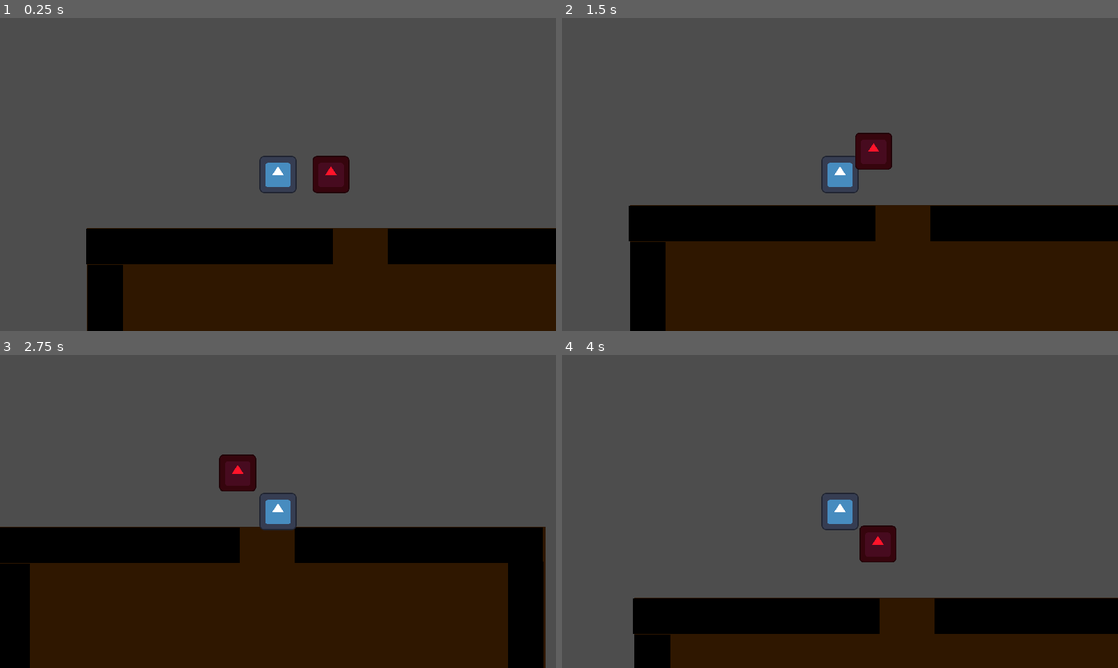
Above: before the commit, frames 1-4 (two rows, left to right).
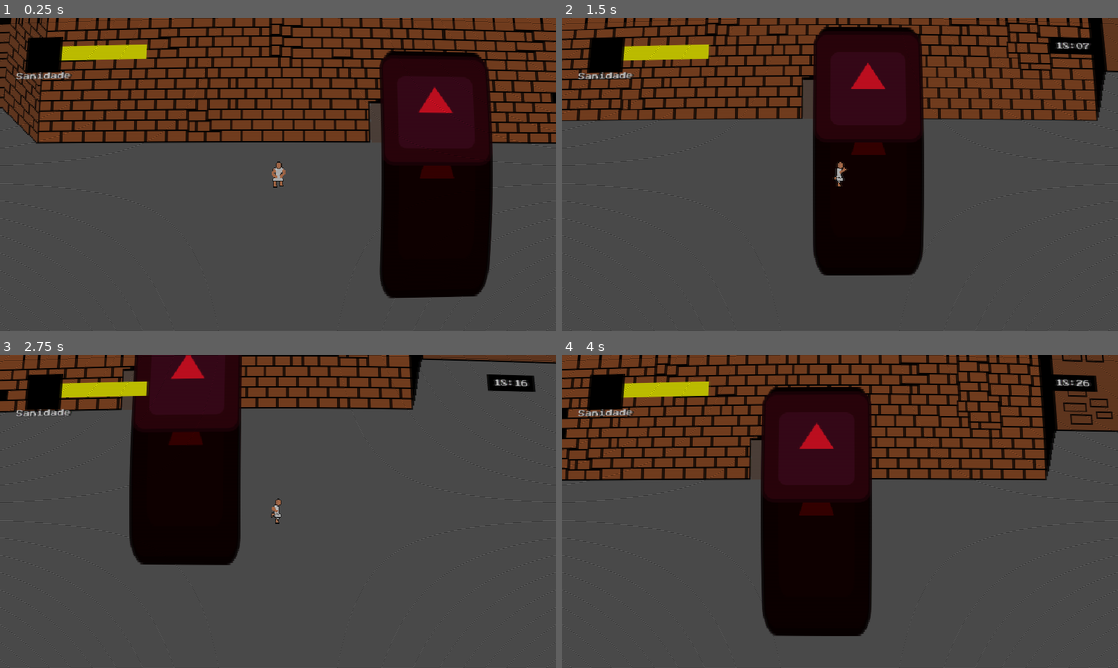
Above: after the commit, the same moments.

Repository: FarofaFaction/Criascript-Jam-Game
Game: Godot game, scene res://Game/Room/room.tscn
Two runs of this game, one before a commit and one after it. Both use one fixed random seed, a clock stepped at 60 frames per second and the inputs below. This scene is started directly instead of the project's main scene. The engine's default icon, where the game draws it, is replaced by a stand-in: a white triangle on a blue panel in a dark square.
Inputs:
- Up to frame 1 (0.25 s): no input
- Up to frame 2 (1.5 s): tap Enter at 0.5 s; hold Right (ui_right) 0.53-1.28 s; hold Shift (Run) 0.53-1.28 s; hold Down (ui_down) from 1.28 s (still down); tap Shift (Run) at 1.35 s
- Up to frame 3 (2.75 s): release Down (ui_down) at 2.03 s; hold Right (ui_right) from 2.03 s (still down); hold Shift (Run) from 2.03 s (still down)
- Up to frame 4 (4 s): release Right (ui_right) at 2.78 s; release Shift (Run) at 2.78 s; hold Up (ui_up) 2.78-3.53 s; tap Shift (Run) at 2.85 s; hold Left (ui_left) from 3.53 s (still down); hold Shift (Run) from 3.53 s (still down)

The runs differ from the first frame. In frame 1, 72% of the frame differs, in the area x 0-100%, y 0-100%; in frame 2, 71%; in frame 3, 65%; in frame 4, 63%.

Commit message:
Adicionei-animações

Diff:
--- a/Game/Enemy/State_follow.gd
+++ b/Game/Enemy/State_follow.gd
@@ -30,7 +30,8 @@
 	if direction.length() > distance:
 		enemy.velocity = direction.normalized() * move_speed
 	else:
-		enemy.velocity = Vector2()
+		enemy.velocity = Vector2.ZERO
+		return
 	if direction.length() > (distance * 2):
 		Transitioned.emit(self, "EnemyIdle")
 	pass
--- a/Game/Enemy/enemy.gd
+++ b/Game/Enemy/enemy.gd
@@ -4,6 +4,6 @@
 
 @export var player: CharacterBody2D
 
-func _physics_process(delta: float) -> void:
+func _physics_process(_delta: float) -> void:
 
 	move_and_slide()
--- a/Game/Player/player.gd
+++ b/Game/Player/player.gd
@@ -1,7 +1,8 @@
 extends CharacterBody2D
 
-
-const SPEED = 300.0
+@export var spritePlayer: AnimatedSprite2D
+var Sanity = 100
+const SPEED = 100.0
 const JUMP_VELOCITY = -400.0
 
 var _is_running := false
@@ -13,11 +14,20 @@
 		_is_running = false
 	pass
 
-func _physics_process(delta: float) -> void:
+func _physics_process(_delta: float) -> void:
 	var input_direction = Input.get_vector("ui_left", "ui_right", "ui_up", "ui_down")
 	_run()
 	if (_is_running):
 		velocity = input_direction * SPEED * 2
 	else:
 		velocity = input_direction * SPEED
+	if (!velocity):
+		spritePlayer.play("Idle")
+	else:
+		spritePlayer.play("Run")
+		if (velocity.x < 0):
+			spritePlayer.flip_h = true
+		else:
+			spritePlayer.flip_h = false
+		#print("Gabriel")
 	move_and_slide()
--- a/Game/Room/room.tscn
+++ b/Game/Room/room.tscn
@@ -1,10 +1,13 @@
-[gd_scene load_steps=16 format=3 uid="uid://b46ln0l8u82r0"]
+[gd_scene load_steps=29 format=3 uid="uid://b46ln0l8u82r0"]
 
 [ext_resource type="PackedScene" uid="uid://ca2c7jnemw4ie" path="res://Objects/wall.tscn" id="1_2ok7y"]
-[ext_resource type="PackedScene" uid="uid://dmkbsln86fgm7" path="res://Objects/CRTShader.tscn" id="1_604fw"]
+[ext_resource type="PackedScene" uid="uid://dmkbsln86fgm7" path="res://Objects/CanvasLayer.tscn" id="1_604fw"]
 [ext_resource type="Script" path="res://Game/Player/player.gd" id="1_oiii0"]
+[ext_resource type="Texture2D" uid="uid://boce3olqcv7iq" path="res://Objects/mapa 1.png" id="2_g62a8"]
 [ext_resource type="Texture2D" uid="uid://c08dxlio5mx4f" path="res://icon.svg" id="2_v4eaw"]
 [ext_resource type="Texture2D" uid="uid://bchofwuy1kere" path="res://Objects/ToolAssets/blank_circle.png" id="5_ac5do"]
+[ext_resource type="Texture2D" uid="uid://dgq2m1cnwgbv" path="res://Game/Player/idle.png" id="5_ec2ay"]
+[ext_resource type="Texture2D" uid="uid://ji8y8qki3vcm" path="res://Game/Player/run.png" id="6_aong0"]
 [ext_resource type="Script" path="res://Game/Enemy/enemy.gd" id="6_yuitw"]
 [ext_resource type="Script" path="res://Game/state_machine.gd" id="7_u8mnb"]
 [ext_resource type="Script" path="res://Game/Enemy/State_idle.gd" id="8_wevek"]
@@ -27,13 +30,153 @@
 closed = false
 polygon = PackedVector2Array(1061, -2, 1060, 119, 844, 111, 844, -3)
 
+[sub_resource type="AtlasTexture" id="AtlasTexture_f3ldy"]
+atlas = ExtResource("5_ec2ay")
+region = Rect2(0, 0, 17, 32)
+
+[sub_resource type="AtlasTexture" id="AtlasTexture_4ahmu"]
+atlas = ExtResource("5_ec2ay")
+region = Rect2(17, 0, 17, 32)
+
+[sub_resource type="AtlasTexture" id="AtlasTexture_ve2te"]
+atlas = ExtResource("5_ec2ay")
+region = Rect2(34, 0, 17, 32)
+
+[sub_resource type="AtlasTexture" id="AtlasTexture_h2e72"]
+atlas = ExtResource("5_ec2ay")
+region = Rect2(51, 0, 17, 32)
+
+[sub_resource type="AtlasTexture" id="AtlasTexture_ye423"]
+atlas = ExtResource("6_aong0")
+region = Rect2(0, 0, 16, 32)
+
+[sub_resource type="AtlasTexture" id="AtlasTexture_pyfos"]
+atlas = ExtResource("6_aong0")
+region = Rect2(16, 0, 16, 32)
+
+[sub_resource type="AtlasTexture" id="AtlasTexture_1j1xw"]
+atlas = ExtResource("6_aong0")
+region = Rect2(32, 0, 16, 32)
+
+[sub_resource type="AtlasTexture" id="AtlasTexture_84bky"]
+atlas = ExtResource("6_aong0")
+region = Rect2(48, 0, 16, 32)
+
+[sub_resource type="SpriteFrames" id="SpriteFrames_amjbx"]
+animations = [{
+"frames": [{
+"duration": 1.0,
+"texture": SubResource("AtlasTexture_f3ldy")
+}, {
+"duration": 1.0,
+"texture": SubResource("AtlasTexture_4ahmu")
+}, {
+"duration": 1.0,
+"texture": SubResource("AtlasTexture_ve2te")
+}, {
+"duration": 1.0,
+"texture": SubResource("AtlasTexture_h2e72")
+}],
+"loop": true,
+"name": &"Idle",
+"speed": 5.0
+}, {
+"frames": [{
+"duration": 1.0,
+"texture": SubResource("AtlasTexture_ye423")
+}, {
+"duration": 1.0,
+"texture": SubResource("AtlasTexture_pyfos")
+}, {
+"duration": 1.0,
+"texture": SubResource("AtlasTexture_1j1xw")
+}, {
+"duration": 1.0,
+"texture": SubResource("AtlasTexture_84bky")
+}],
+"loop": true,
+"name": &"Run",
+"speed": 5.0
+}]
+
 [sub_resource type="RectangleShape2D" id="RectangleShape2D_shqjl"]
-size = Vector2(116, 110)
+size = Vector2(14, 5)
+
+[sub_resource type="RectangleShape2D" id="RectangleShape2D_odx0j"]
+size = Vector2(116, 47)
 
 [node name="Room" type="Node2D"]
+y_sort_enabled = true
 
 [node name="CanvasLayer" parent="." instance=ExtResource("1_604fw")]
-visible = false
+
+[node name="Room_3" type="Node2D" parent="."]
+
+[node name="ColorRect" type="ColorRect" parent="Room_3"]
+offset_left = -982.0
+offset_top = -754.0
+offset_right = 2520.0
+offset_bottom = 956.0
+color = Color(0.392157, 0.392157, 0.392157, 1)
+
+[node name="WallTest" type="Sprite2D" parent="Room_3"]
+position = Vector2(1118, 462)
+scale = Vector2(1.5, 1.5)
+texture = ExtResource("2_g62a8")
+
+[node name="wall" parent="Room_3" instance=ExtResource("1_2ok7y")]
+position = Vector2(195, 506)
+scale = Vector2(0.235935, 1.84936)
+CollisionLayer = 1
+
+[node name="wall2" parent="Room_3" instance=ExtResource("1_2ok7y")]
+position = Vector2(2011, 874.251)
+scale = Vector2(0.235935, 3.15699)
+CollisionLayer = 1
+
+[node name="wall8" parent="Room_3" instance=ExtResource("1_2ok7y")]
+position = Vector2(195, 1180)
+scale = Vector2(0.235935, 2.27314)
+CollisionLayer = 1
+
+[node name="wall3" parent="Room_3" instance=ExtResource("1_2ok7y")]
+position = Vector2(342, 931)
+rotation = 1.5708
+scale = Vector2(0.235935, 3.16159)
+CollisionLayer = 1
+
+[node name="wall7" parent="Room_3" instance=ExtResource("1_2ok7y")]
+position = Vector2(1136.9, 1708)
+rotation = 1.5708
+scale = Vector2(0.235935, 3.60478)
+CollisionLayer = 1
+
+[node name="wall9" parent="Room_3" instance=ExtResource("1_2ok7y")]
+position = Vector2(1259, 1257)
+rotation = 1.5708
+scale = Vector2(0.235935, 3.16159)
+CollisionLayer = 1
+
+[node name="wall4" parent="Room_3" instance=ExtResource("1_2ok7y")]
+visible = false
+position = Vector2(916.752, 326)
+rotation = 1.5708
+scale = Vector2(0.235935, 2.06087)
+CollisionLayer = 1
+
+[node name="wall5" parent="Room_3" instance=ExtResource("1_2ok7y")]
+visible = false
+position = Vector2(1747.32, 240)
+rotation = 1.5708
+scale = Vector2(0.235935, 0.973102)
+CollisionLayer = 1
+
+[node name="wall6" parent="Room_3" instance=ExtResource("1_2ok7y")]
+visible = false
+position = Vector2(305.679, 266)
+rotation = 1.5708
+scale = Vector2(0.235935, 0.204758)
+CollisionLayer = 1
 
 [node name="LightTesting" type="Node2D" parent="."]
 
@@ -104,7 +247,7 @@
 
 [node name="Room_2" type="Node2D" parent="."]
 material = SubResource("CanvasItemMaterial_2258t")
-position = Vector2(276, 462)
+position = Vector2(3523, 462)
 
 [node name="Floor" type="ColorRect" parent="Room_2"]
 use_parent_material = true
@@ -179,18 +322,35 @@
 occluder = SubResource("OccluderPolygon2D_gjdmj")
 occluder_light_mask = 2
 
-[node name="Player" type="CharacterBody2D" parent="." groups=["Player"]]
-position = Vector2(935, 276)
-collision_layer = 2
+[node name="Player" type="CharacterBody2D" parent="." node_paths=PackedStringArray("spritePlayer") groups=["Player"]]
+y_sort_enabled = true
+position = Vector2(935, 391)
+collision_layer = 0
 collision_mask = 2
 script = ExtResource("1_oiii0")
+spritePlayer = NodePath("AnimatedSprite2D")
 metadata/_edit_group_ = true
 
+[node name="AnimatedSprite2D" type="AnimatedSprite2D" parent="Player"]
+sprite_frames = SubResource("SpriteFrames_amjbx")
+animation = &"Run"
+autoplay = "Idle"
+frame_progress = 0.407866
+
+[node name="Icon" type="Sprite2D" parent="Player"]
+visible = false
+self_modulate = Color(0.059126, 0.0591259, 0.0591259, 1)
+scale = Vector2(1, 2.23438)
+texture = ExtResource("2_v4eaw")
+
+[node name="Icon2" type="Sprite2D" parent="Player/Icon"]
+position = Vector2(0, -33.1189)
+scale = Vector2(1, 0.447552)
+texture = ExtResource("2_v4eaw")
+
 [node name="CollisionShape2D" type="CollisionShape2D" parent="Player"]
+position = Vector2(0, 12.5)
 shape = SubResource("RectangleShape2D_shqjl")
-
-[node name="Icon" type="Sprite2D" parent="Player"]
-texture = ExtResource("2_v4eaw")
 
 [node name="Ilumination" type="Node2D" parent="Player"]
 
@@ -215,21 +375,31 @@
 [node name="CanvasModulate" type="CanvasModulate" parent="Player/Ilumination"]
 
 [node name="Camera2D" type="Camera2D" parent="Player"]
+zoom = Vector2(3, 3)
 
 [node name="Enemy" type="CharacterBody2D" parent="." node_paths=PackedStringArray("player")]
-position = Vector2(1118, 276)
-collision_layer = 2
+y_sort_enabled = true
+position = Vector2(1118, 391)
+collision_layer = 0
 collision_mask = 2
 script = ExtResource("6_yuitw")
 player = NodePath("../Player")
 metadata/_edit_group_ = true
 
+[node name="Icon" type="Sprite2D" parent="Enemy"]
+self_modulate = Color(0.268632, 0, 0.00104424, 1)
+scale = Vector2(1, 2.23438)
+texture = ExtResource("2_v4eaw")
+
+[node name="Icon2" type="Sprite2D" parent="Enemy/Icon"]
+modulate = Color(1, 0.0784314, 0.164706, 1)
+position = Vector2(0, -33.1189)
+scale = Vector2(1, 0.447552)
+texture = ExtResource("2_v4eaw")
+
 [node name="CollisionShape2D" type="CollisionShape2D" parent="Enemy"]
-shape = SubResource("RectangleShape2D_shqjl")
-
-[node name="Icon" type="Sprite2D" parent="Enemy"]
-modulate = Color(1, 0.0784314, 0.164706, 1)
-texture = ExtResource("2_v4eaw")
+position = Vector2(0, 114.5)
+shape = SubResource("RectangleShape2D_odx0j")
 
 [node name="State Machine" type="Node" parent="Enemy" node_paths=PackedStringArray("initial_state")]
 script = ExtResource("7_u8mnb")
--- a/Game/state_machine.gd
+++ b/Game/state_machine.gd
@@ -18,18 +18,18 @@
 
 
 # Called every frame. 'delta' is the elapsed time since the previous frame.
-func _process(delta: float) -> void:
+func _process(_delta: float) -> void:
 	if current_state:
 		current_state.Update()
 	pass
 
-func _physics_process(delta: float) -> void:
+func _physics_process(_delta: float) -> void:
 	if current_state:
 		current_state.Physics_Update()
 	pass
 
 func on_child_transition(state: State, new_state_name: String):
-	if	current_state is not State:
+	if	state != current_state:
 		return
 	var new_state = states.get(new_state_name.to_lower())
 	if (!new_state):
--- a/Interface/Menu/menu.tscn
+++ b/Interface/Menu/menu.tscn
@@ -1,10 +1,19 @@
-[gd_scene load_steps=6 format=3 uid="uid://bm25056tyrsyl"]
+[gd_scene load_steps=7 format=3 uid="uid://bm25056tyrsyl"]
 
 [ext_resource type="Texture2D" uid="uid://dbwtrfalr2xno" path="res://Interface/Menu/menu.jpg" id="1_akneg"]
 [ext_resource type="Script" path="res://Interface/Menu/menu.gd" id="1_ejqst"]
-[ext_resource type="PackedScene" uid="uid://dmkbsln86fgm7" path="res://Objects/CRTShader.tscn" id="2_ot3ke"]
+[ext_resource type="Shader" path="res://Shaders/CRT.gdshader" id="2_28b82"]
 [ext_resource type="AudioStream" uid="uid://cvk4wj6g3d5io" path="res://Audio/Music/509924__supergamersvk__horror-chase-loop.wav" id="4_2u4d0"]
 [ext_resource type="FontFile" uid="uid://b572bvrcrok26" path="res://Fontes/Press_Start_2P/PressStart2P-Regular.ttf" id="4_5i31b"]
+
+[sub_resource type="ShaderMaterial" id="ShaderMaterial_ncrr3"]
+shader = ExtResource("2_28b82")
+shader_parameter/crt_curve = 0.02
+shader_parameter/crt_scan_line_color = 0.347
+shader_parameter/aperture_grille_rate = 0.6
+shader_parameter/aparture_grille_cut_rate = 0.885
+shader_parameter/rf_switch_esque_blur = 1.0
+shader_parameter/white_noise_rate = 0.0
 
 [node name="Menu" type="Control"]
 process_mode = 3
@@ -16,7 +25,16 @@
 grow_vertical = 2
 script = ExtResource("1_ejqst")
 
-[node name="CanvasLayer" parent="." instance=ExtResource("2_ot3ke")]
+[node name="CanvasLayer" type="CanvasLayer" parent="."]
+
+[node name="CRTShader" type="ColorRect" parent="CanvasLayer"]
+top_level = true
+material = SubResource("ShaderMaterial_ncrr3")
+anchors_preset = 15
+anchor_right = 1.0
+anchor_bottom = 1.0
+grow_horizontal = 2
+grow_vertical = 2
 
 [node name="LocalizationTools" type="Control" parent="."]
 anchors_preset = 0
--- /dev/null
+++ b/Interface/PlayerInterface/sanity.gd
@@ -0,0 +1,15 @@
+extends Control
+
+@onready var Bar := $Bar
+@onready var Player := get_tree().get_first_node_in_group("Player")
+# Called when the node enters the scene tree for the first time.
+func _ready() -> void:
+	pass # Replace with function body.
+
+
+# Called every frame. 'delta' is the elapsed time since the previous frame.
+func _process(_delta: float) -> void:
+	if (!Player):
+		return
+	Bar.size.x = Player.Sanity * 3
+	pass
--- /dev/null
+++ b/Interface/PlayerInterface/timer.gd
@@ -0,0 +1,42 @@
+extends Control
+
+# Variables to control the time
+@onready var TimeLabel : Label = $TimeLabel
+var total_time: float = 0.0
+@onready var timer = set_time(18, 0)
+var seconds_per_minute: float = 60 * 8  # 8 hours in seconds (480 seconds) for 1 minute of gameplay
+var timestop := true
+
+func _run_clock():
+	# Increment total time based on delta
+	total_time += (0.016 * seconds_per_minute)
+
+	# Calculate hours, minutes, and seconds
+	var hours: int = int(total_time / 3600) % 24
+	var minutes: int = int(int(total_time) % 3600 / 60)
+	#var seconds: int = int(int(total_time) % 60)
+	# Format the time
+	TimeLabel.text = "%02d:%02d" % [hours, minutes]
+	pass
+
+func _process(_delta: float) -> void:
+	if (Input.is_action_just_pressed("Run")):
+		timestop = false
+	if (!timestop):
+		TimeLabel.visible = true
+		_run_clock()
+	else:
+		TimeLabel.visible = false
+
+# Function to set the time
+func set_time(hour: int, minute: int):
+	# Converte as horas e minutos em segundos
+	var total_seconds: int = (hour * 3600) + (minute * 60)
+
+	# Ajusta total_time
+	total_time = float(total_seconds)
+
+	# Atualiza o display
+	var hours: int = int(total_time / 3600) % 24
+	var minutes: int = int(int(total_time) % 3600 / 60)
+	TimeLabel.text = "%02d:%02d" % [hours, minutes]
--- a/Objects/CRTShader.tscn
+++ /dev/null
@@ -1,23 +0,0 @@
-[gd_scene load_steps=3 format=3 uid="uid://dmkbsln86fgm7"]
-
-[ext_resource type="Shader" path="res://Shaders/CRT.gdshader" id="1_pj1yy"]
-
-[sub_resource type="ShaderMaterial" id="ShaderMaterial_ncrr3"]
-shader = ExtResource("1_pj1yy")
-shader_parameter/crt_curve = 0.02
-shader_parameter/crt_scan_line_color = 0.347
-shader_parameter/aperture_grille_rate = 0.6
-shader_parameter/aparture_grille_cut_rate = 0.885
-shader_parameter/rf_switch_esque_blur = 1.0
-shader_parameter/white_noise_rate = 0.0
-
-[node name="CanvasLayer" type="CanvasLayer"]
-
-[node name="CRTShader" type="ColorRect" parent="."]
-top_level = true
-material = SubResource("ShaderMaterial_ncrr3")
-anchors_preset = 15
-anchor_right = 1.0
-anchor_bottom = 1.0
-grow_horizontal = 2
-grow_vertical = 2
--- /dev/null
+++ b/Objects/CanvasLayer.tscn
@@ -0,0 +1,106 @@
+[gd_scene load_steps=6 format=3 uid="uid://dmkbsln86fgm7"]
+
+[ext_resource type="Shader" path="res://Shaders/CRT.gdshader" id="1_pj1yy"]
+[ext_resource type="Script" path="res://Interface/PlayerInterface/sanity.gd" id="2_6m3ts"]
+[ext_resource type="FontFile" uid="uid://b572bvrcrok26" path="res://Fontes/Press_Start_2P/PressStart2P-Regular.ttf" id="2_75npj"]
+[ext_resource type="Script" path="res://Interface/PlayerInterface/timer.gd" id="3_eetj6"]
+
+[sub_resource type="ShaderMaterial" id="ShaderMaterial_ncrr3"]
+shader = ExtResource("1_pj1yy")
+shader_parameter/crt_curve = 0.02
+shader_parameter/crt_scan_line_color = 0.347
+shader_parameter/aperture_grille_rate = 0.6
+shader_parameter/aparture_grille_cut_rate = 0.885
+shader_parameter/rf_switch_esque_blur = 1.0
+shader_parameter/white_noise_rate = 0.0
+
+[node name="CanvasLayer" type="CanvasLayer"]
+
+[node name="Sanity" type="Control" parent="."]
+layout_mode = 3
+anchors_preset = 15
+anchor_right = 1.0
+anchor_bottom = 1.0
+offset_left = -30.0
+offset_top = -47.0
+offset_right = -30.0
+offset_bottom = -47.0
+grow_horizontal = 2
+grow_vertical = 2
+script = ExtResource("2_6m3ts")
+
+[node name="Bar" type="ColorRect" parent="Sanity"]
+layout_mode = 0
+offset_left = 225.0
+offset_top = 134.0
+offset_right = 285.0
+offset_bottom = 184.0
+color = Color(1, 1, 0, 1)
+
+[node name="Icon" type="ColorRect" parent="Sanity"]
+layout_mode = 1
+anchors_preset = -1
+anchor_left = 0.084
+anchor_top = 0.15
+anchor_right = 0.084
+anchor_bottom = 0.15
+offset_left = -62.28
+offset_top = -63.0
+offset_right = 63.72
+offset_bottom = 63.0
+color = Color(0, 0, 0, 1)
+
+[node name="Label" type="Label" parent="Sanity/Icon"]
+layout_mode = 0
+offset_left = -29.0
+offset_top = 126.0
+offset_right = 163.0
+offset_bottom = 150.0
+theme_override_colors/font_shadow_color = Color(0, 0, 0, 1)
+theme_override_constants/shadow_offset_x = 6
+theme_override_fonts/font = ExtResource("2_75npj")
+theme_override_font_sizes/font_size = 24
+text = "Sanidade"
+
+[node name="Timer" type="Control" parent="."]
+layout_mode = 3
+anchors_preset = 0
+offset_left = 1635.0
+offset_top = 87.0
+offset_right = 1675.0
+offset_bottom = 127.0
+script = ExtResource("3_eetj6")
+
+[node name="TimeLabel" type="Label" parent="Timer"]
+layout_mode = 0
+offset_left = 93.0
+offset_top = -15.0
+offset_right = 189.0
+offset_bottom = 9.0
+theme_override_colors/font_color = Color(1, 1, 1, 1)
+theme_override_fonts/font = ExtResource("2_75npj")
+theme_override_font_sizes/font_size = 24
+text = "Time"
+
+[node name="ColorRect" type="ColorRect" parent="Timer/TimeLabel"]
+show_behind_parent = true
+layout_mode = 1
+anchors_preset = 15
+anchor_right = 1.0
+anchor_bottom = 1.0
+offset_left = -23.0
+offset_top = -16.0
+offset_right = 23.0
+offset_bottom = 16.0
+grow_horizontal = 2
+grow_vertical = 2
+color = Color(0, 0, 0, 1)
+
+[node name="CRTShader" type="ColorRect" parent="."]
+top_level = true
+material = SubResource("ShaderMaterial_ncrr3")
+anchors_preset = 15
+anchor_right = 1.0
+anchor_bottom = 1.0
+grow_horizontal = 2
+grow_vertical = 2
--- a/Objects/interactiove_object.gd
+++ b/Objects/interactiove_object.gd
@@ -39,5 +39,5 @@
 	pass # Replace with function body.
 
 # Called every frame. 'delta' is the elapsed time since the previous frame.
-func _process(delta: float) -> void:
+func _process(_delta: float) -> void:
 	pass
--- a/Objects/wall.gd
+++ b/Objects/wall.gd
@@ -1,5 +1,5 @@
 extends InteractiveObject
 
 # Called every frame. 'delta' is the elapsed time since the previous frame.
-func _process(delta: float) -> void:
+func _process(_delta: float) -> void:
 	pass
--- a/Scripts/global.gd
+++ b/Scripts/global.gd
@@ -14,7 +14,7 @@
 
 
 # Called every frame. 'delta' is the elapsed time since the previous frame.
-func _process(delta: float) -> void:
+func _process(_delta: float) -> void:
 	pass
 
 func _init_audio():
Binary file added: Game/Player/idle.png
Not shown, added: Game/Player/idle.png.import
Binary file added: Game/Player/run.png
Not shown, added: Game/Player/run.png.import
Binary file added: Interface/Menu/idle.png
Not shown, added: Interface/Menu/idle.png.import
Binary file added: Objects/ToolAssets/wall_test.png
Not shown, added: Objects/ToolAssets/wall_test.png.import
Binary file added: Objects/itens.png
Not shown, added: Objects/itens.png.import
Binary file added: Objects/mapa 1.png
Not shown, added: Objects/mapa 1.png.import
(and 1 more such lines)
